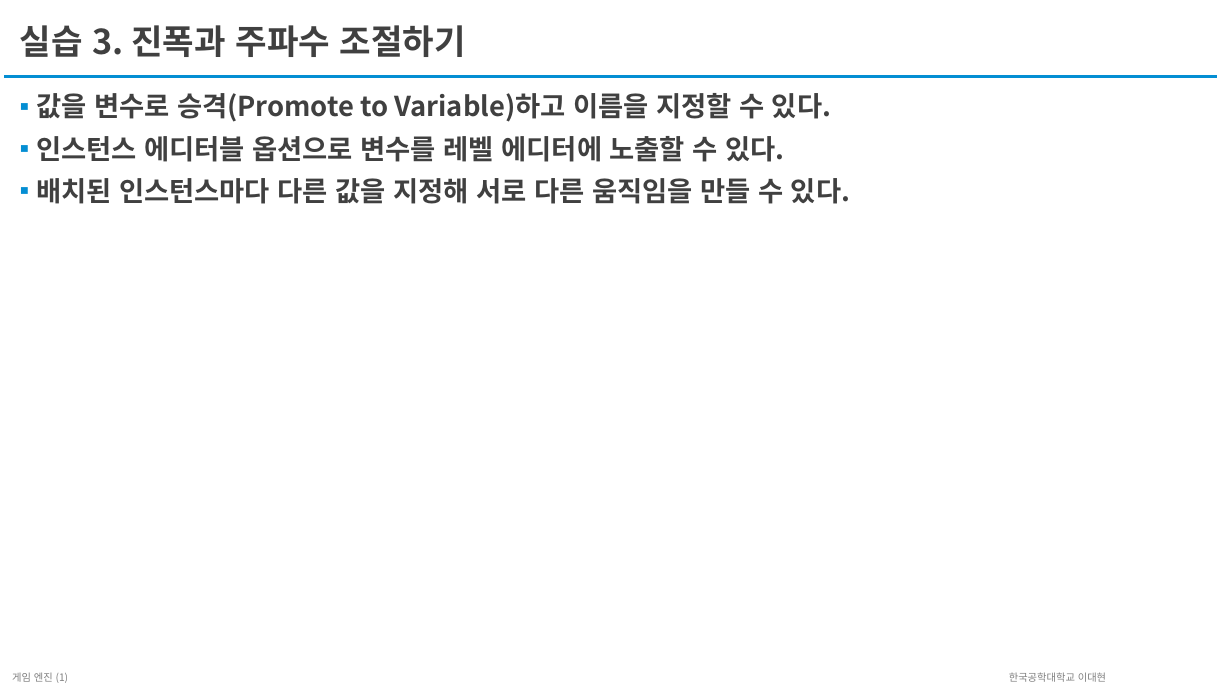
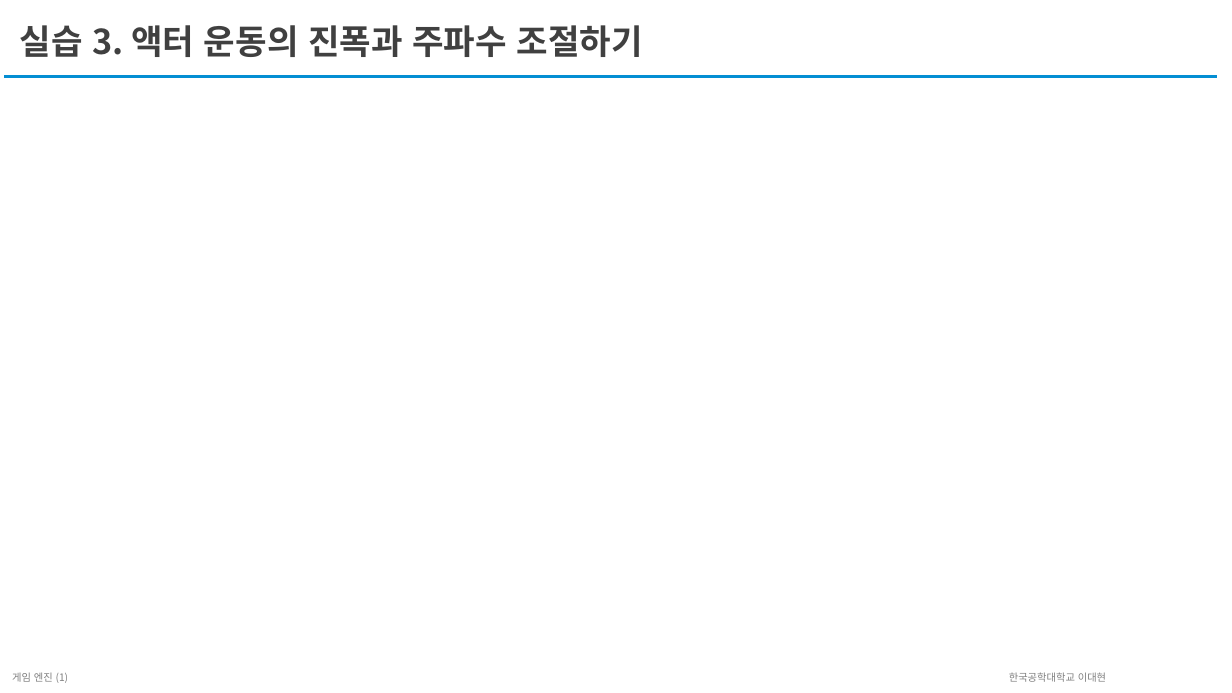
Before and after one commit to unreal-class/kmooc, a slide deck: slide 24 of LectureScript/2주차/2주차-교안-블루프린트 v2.pptx. Drawn at 1232x693 pixels with LibreOffice and Linux fonts; fonts in the diff are those of the drawing. Boxes give left, top, right and bottom in pixels: in the first picture for what was removed or moved away, otherwise in the second. Text is boxed around its words. In the diff, an @@ line names an element or a change of style, - is before the commit and + after.

```diff
--- a/LectureScript/2주차/2주차-교안-블루프린트 v2.pptx
+++ b/LectureScript/2주차/2주차-교안-블루프린트 v2.pptx
@@ title at [20,25,643,57]: text changed @@
-실습 3. 진폭과 주파수 조절하기
+실습 3. 액터 운동의 진폭과 주파수 조절하기
@@ text removed at [36,93,850,204] @@
-▪ 값을 변수로 승격(Promote to Variable)하고 이름을 지정할 수 있다.
-▪ 인스턴스 에디터블 옵션으로 변수를 레벨 에디터에 노출할 수 있다.
-▪ 배치된 인스턴스마다 다른 값을 지정해 서로 다른 움직임을 만들 수 있다.
```
Also in this commit, not shown: 10 other slides changed, 10 slides added, 4 slides removed, 1 other file.
